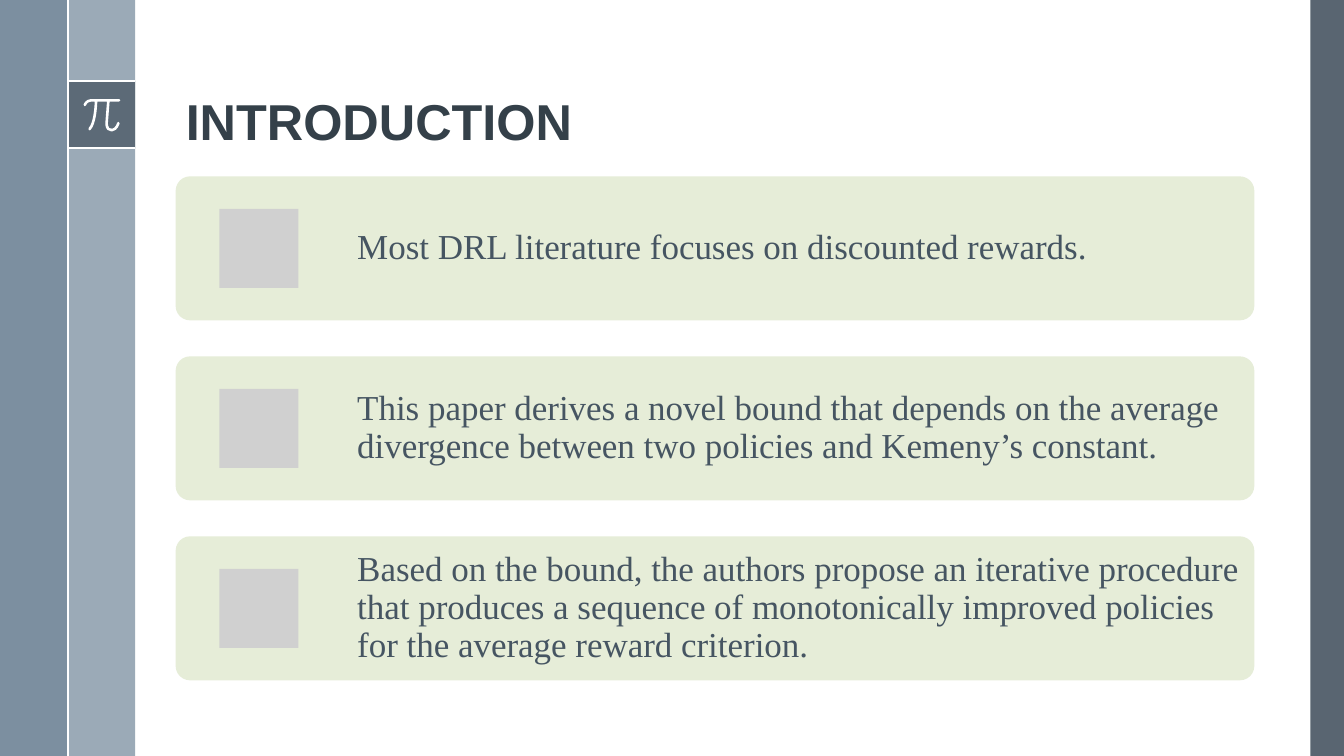
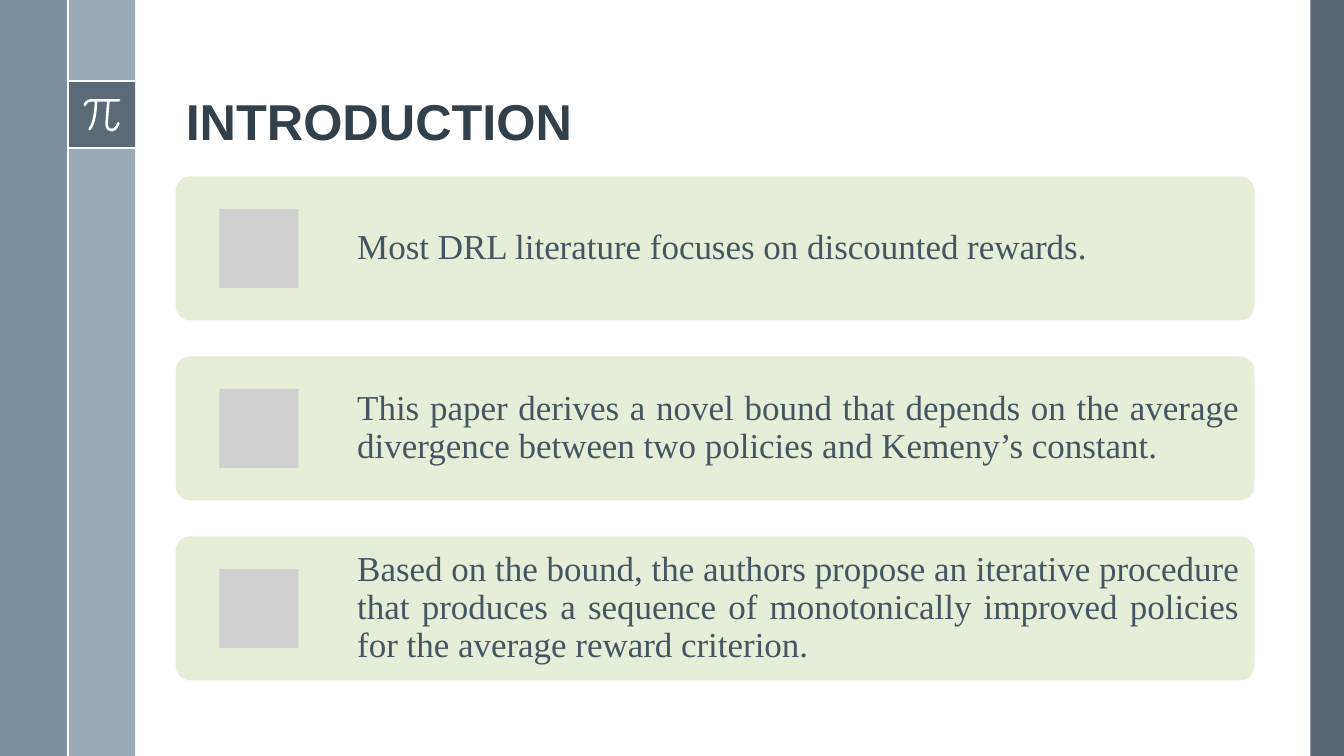
Before and after one commit to abhi-1999/course-work_projects-IISc, a slide deck: slide 3 of Reinforcement Learning_E1-277/Presentation.pptx. Drawn at 1344x756 pixels with LibreOffice and Linux fonts; fonts in the diff are those of the drawing; grey boxes stand for pictures. Boxes give left, top, right and bottom in pixels: in the first picture for what was removed or moved away, otherwise in the second. Text is boxed around its words. In the diff, an @@ line names an element or a change of style, - is before the commit and + after.

```diff
--- a/Reinforcement Learning_E1-277/Presentation.pptx
+++ b/Reinforcement Learning_E1-277/Presentation.pptx
@@ text "This paper derives a novel ..." at [357,395,1239,465]: alignment left to justified @@
@@ text "Based on the bound, the ..." at [357,556,1239,664]: alignment left to justified @@
```
Also in this commit, not shown: 3 other slides changed, 4 slides added, 4 slides removed.
